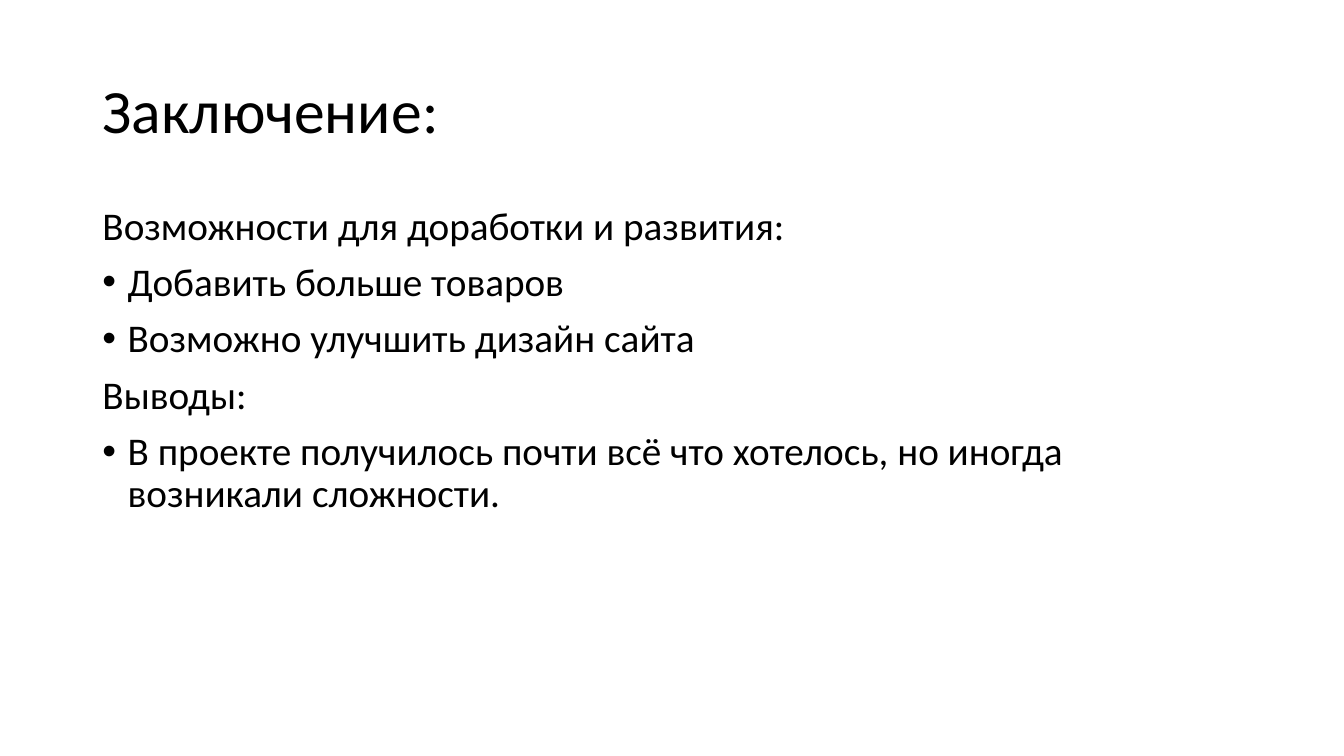
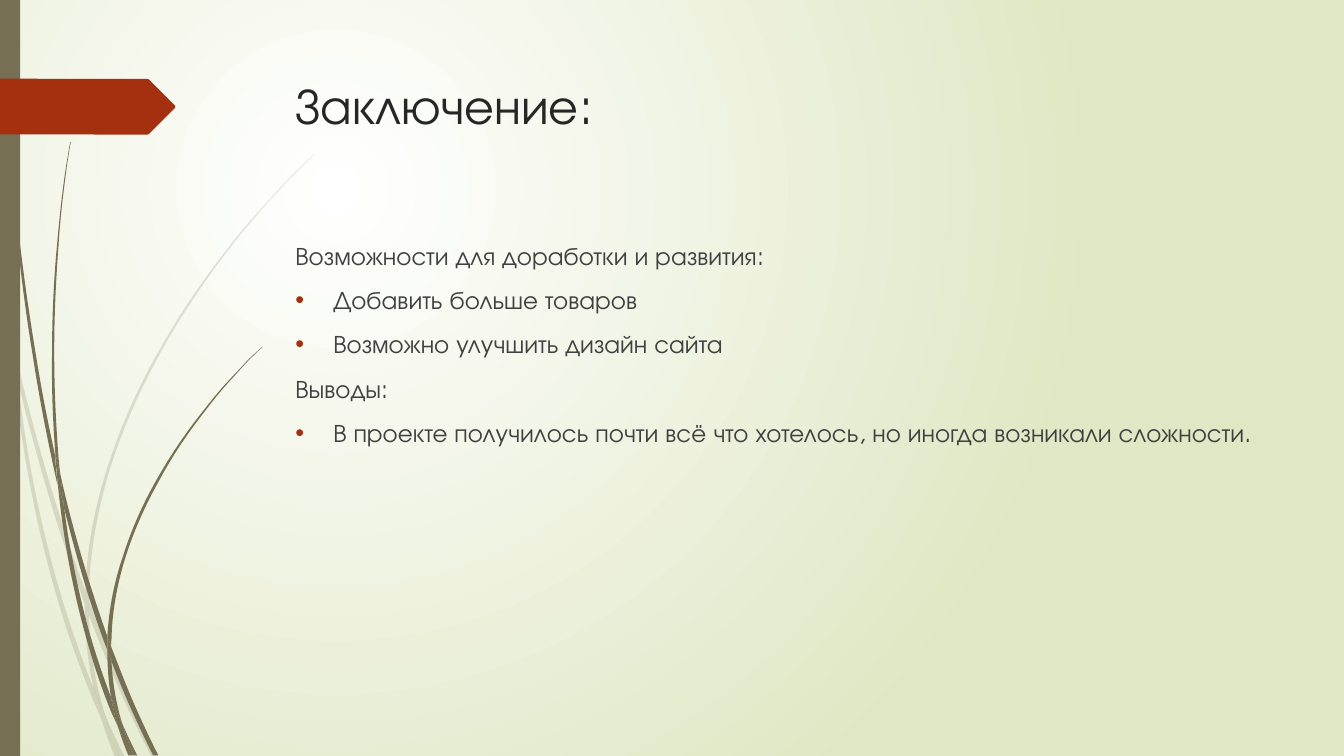
Before and after one commit to MishaTereshchenko/-WEB, a slide deck: slide 9 of Проект интернет-магазин.pptx (slide 5 before the commit). Drawn at 1344x756 pixels with LibreOffice and Linux fonts; fonts in the diff are those of the drawing. Boxes give left, top, right and bottom in pixels: in the first picture for what was removed or moved away, otherwise in the second. Text is boxed around its words. In the diff, an @@ line names an element or a change of style, - is before the commit and + after.

```diff
--- a/Проект интернет-магазин.pptx
+++ b/Проект интернет-магазин.pptx
@@ background #FFFFFF to gradient #FFFFFF to #DFE8C4 @@
@@ rectangle added at <box>0,0,20,756</box>, fill #766F54 @@
@@ freeform shape added at <box>0,79,175,134</box>, fill #A53010 @@
@@ title "Заключение:": place and size @@
-title "Заключение:" at <box>102,93,438,134</box>
+title "Заключение:" at <box>296,89,593,125</box>
@@ title "Заключение:" at <box>296,89,593,125</box>: size 44 to 36 pt, font Calibri to TeX Gyre Adventor, text colour #000000 to #262626; line spacing 0.9 to 1; vertical alignment middle to top @@
@@ text "Возможности для доработки и развития:": place and size @@
-text "Возможности для доработки и развития:" at <box>102,213,1063,508</box>
+text "Возможности для доработки и развития:" at <box>295,248,1244,447</box>
@@ text "Возможности для доработки и развития:" at <box>295,248,1244,447</box>: size 28 to 18 pt, font Calibri to TeX Gyre Adventor, text colour #000000 to #404040; line spacing 0.9 to 1; indent changed @@
@@ group added at <box>0,154,315,756</box>: 10 freeform shapes @@
@@ group added at <box>3,0,262,756</box>: 12 freeform shapes @@
```
Also in this commit, not shown: 4 other slides changed, 4 slides added, 1 other file.
